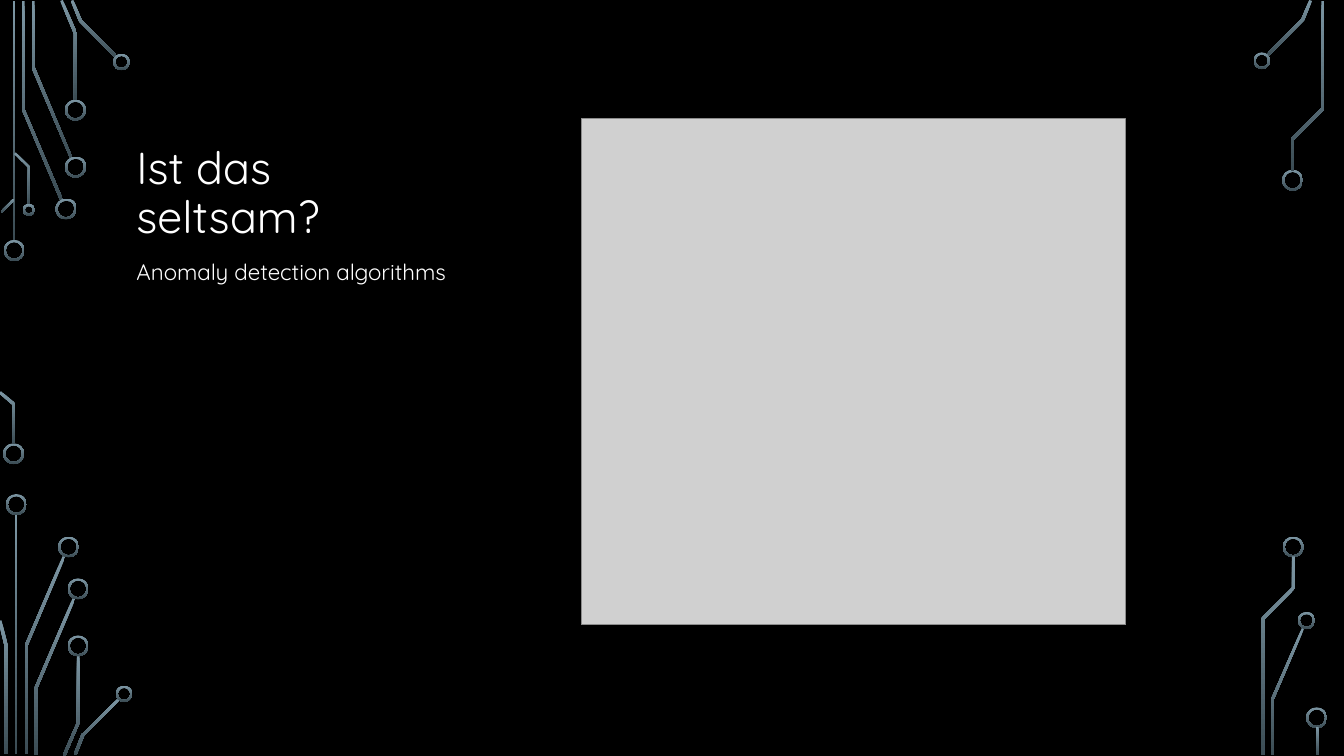
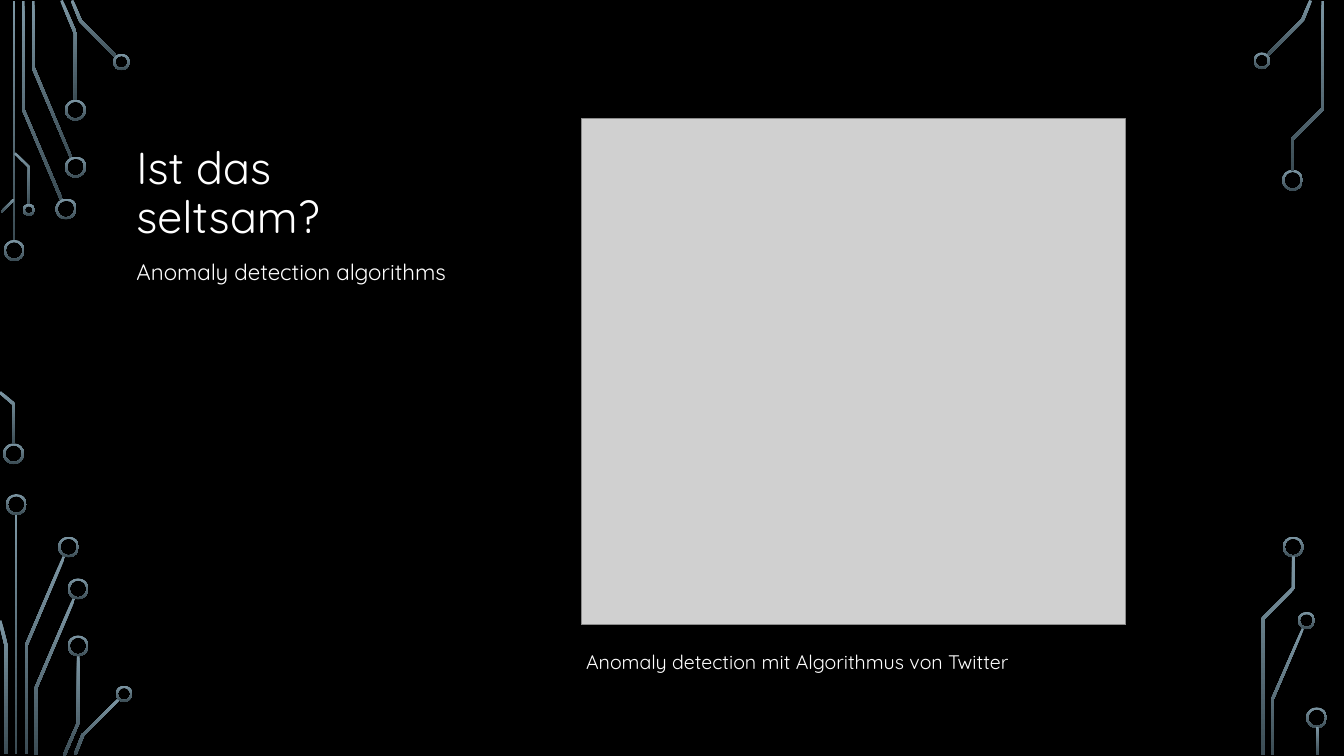
Before and after one commit to hacpro/introduction-machine-learning, a slide deck: slide 40 of presentation.pptx. Drawn at 1344x756 pixels with LibreOffice and Linux fonts; fonts in the diff are those of the drawing; grey boxes stand for pictures; background and template pictures are left out. Boxes give left, top, right and bottom in pixels: in the first picture for what was removed or moved away, otherwise in the second. Text is boxed around its words. In the diff, an @@ line names an element or a change of style, - is before the commit and + after.

```diff
--- a/presentation.pptx
+++ b/presentation.pptx
@@ text added at bbox=[586, 654, 1008, 673], 14 pt, text #FFFFFF @@
+Anomaly detection mit Algorithmus von Twitter
```
Also in this commit, not shown: 4 other slides changed, 2 slides added, 7 other files.
